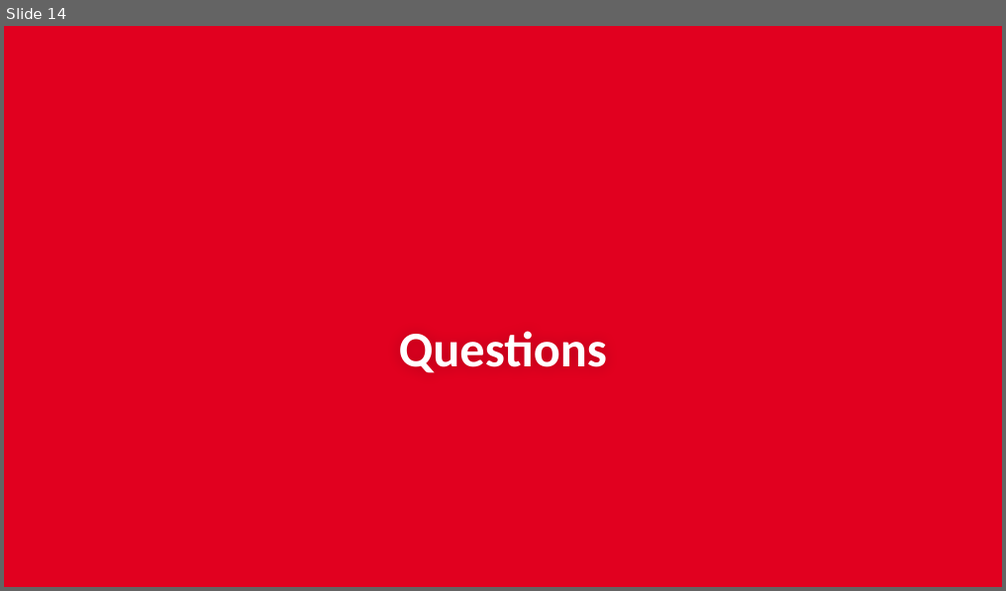
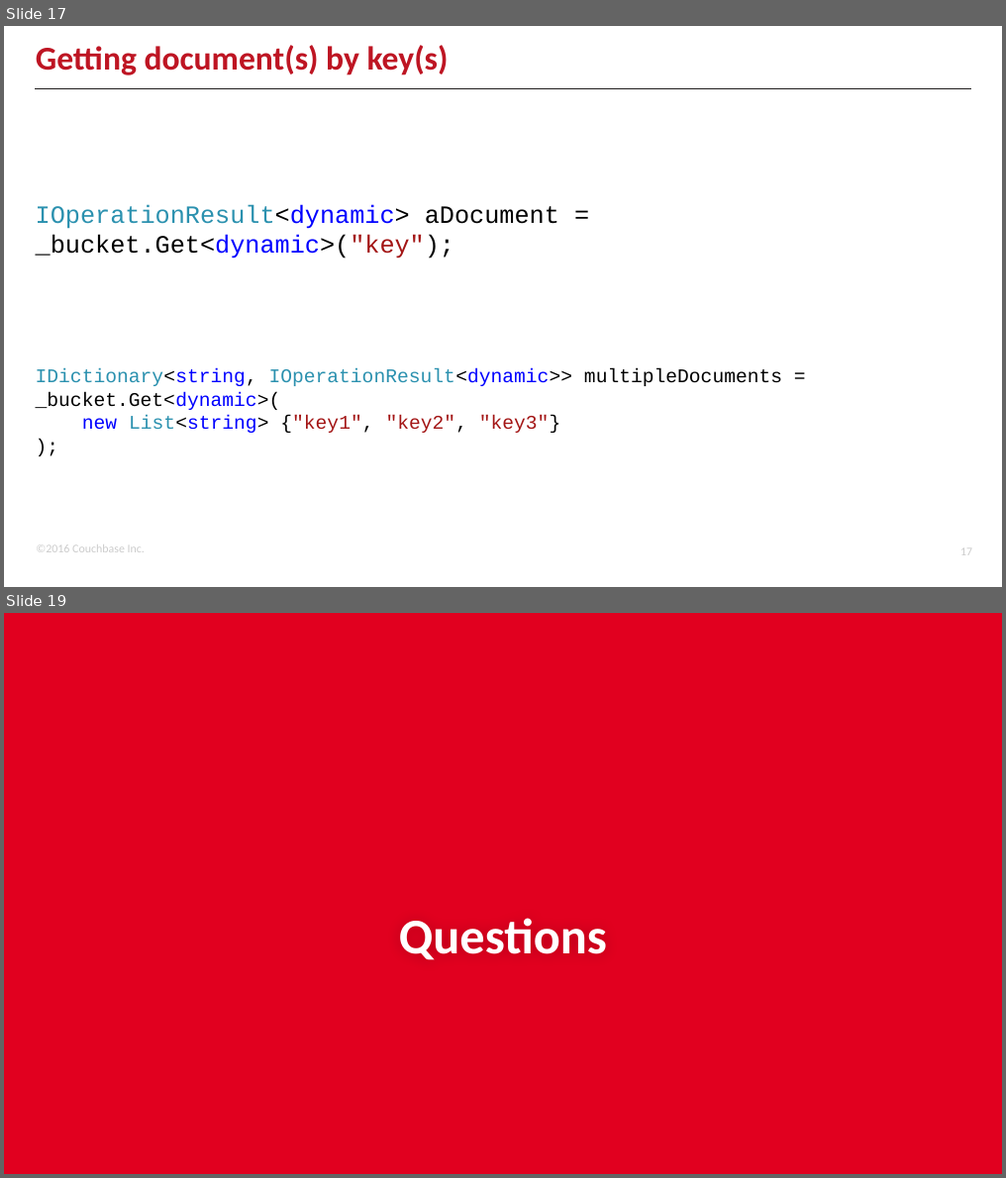
Before and after one commit to couchbaselabs/aspnet-nosql-workshop, a slide deck: 02/02.pptx. Shown one above the other, each under a label of ours: slide 14 before the commit, slides 17 and 19 after it; the slides between them are not shown. The pictures are 1006x591 and 1006x1178 pixels, drawn with LibreOffice and Linux fonts; fonts in the diff are those of the drawing; background and template pictures are left out. Boxes give left, top, right and bottom in pixels: in the first picture for what was removed or moved away, otherwise in the second. Text is boxed around its words. In the diff, an @@ line names an element or a change of style, - is before the commit and + after.

```diff
--- a/02/02.pptx
+++ b/02/02.pptx
@@ slide 17 added at bbox=[4, 26, 1002, 587], background #FFFFFF @@
@@ title added at bbox=[36, 45, 449, 76], 24 pt, text #BE1523, bold @@
+Getting document(s) by key(s)
@@ line added from (35, 89) to (971, 89), #1E1C1C 1 pt @@
@@ text added at bbox=[36, 205, 782, 433], 14 pt, text #000000 @@
+IOperationResult<dynamic> aDocument = _bucket.Get<dynamic>("key");
+IDictionary<string, IOperationResult<dynamic>> multipleDocuments = _bucket.Get<dynamic>(
+new List<string> {"key1", "key2", "key3"}
+);
@@ text added at bbox=[36, 545, 145, 553], 8.5 pt, text #CCCCCC @@
+©2016 Couchbase Inc.
@@ page number added at bbox=[960, 549, 972, 556], 8.5 pt, text #CCCCCC @@
+17
@@ what was slide 14 is now slide 19 @@
```
Also in this commit, not shown: 1 slide changed, 4 other slides added.
